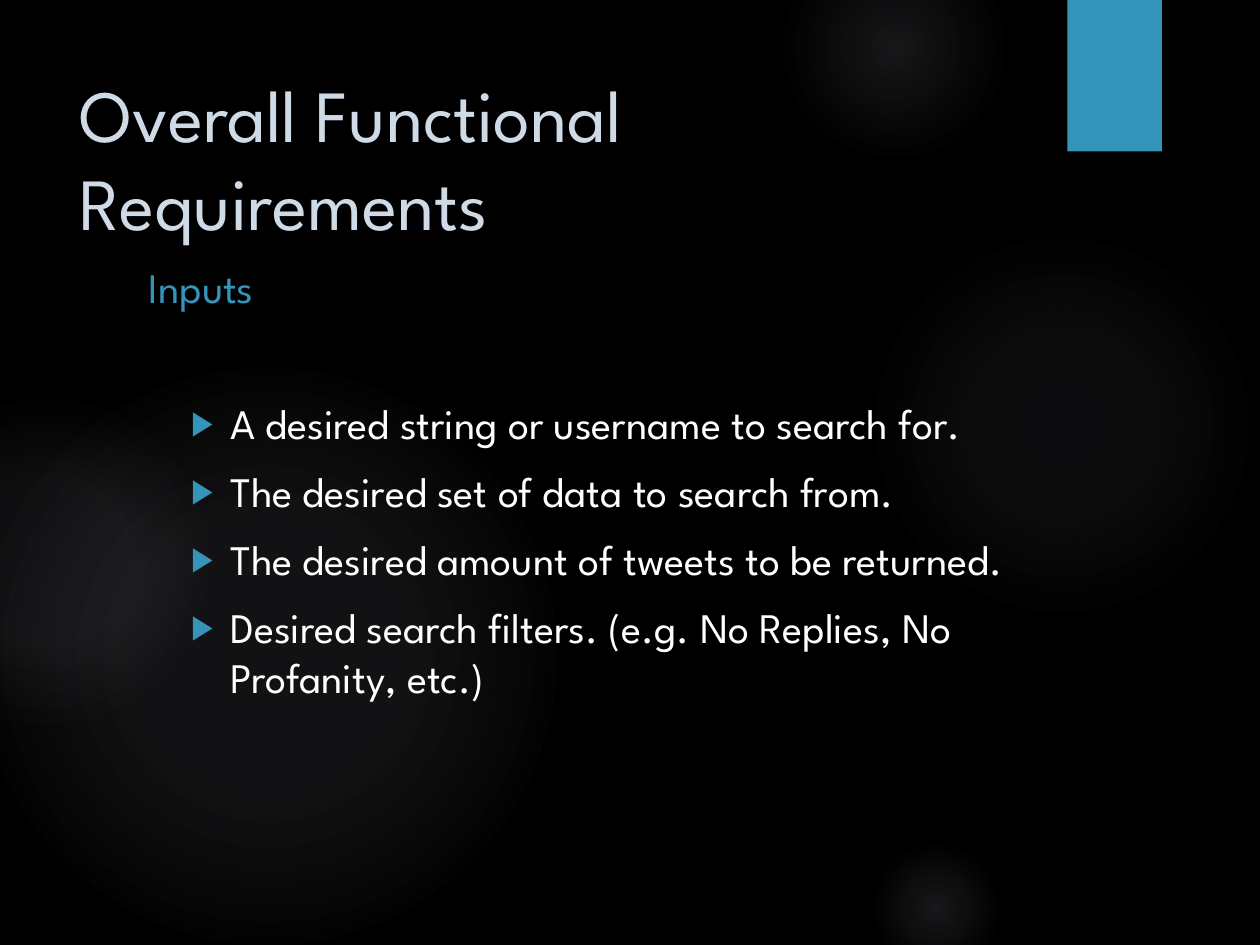
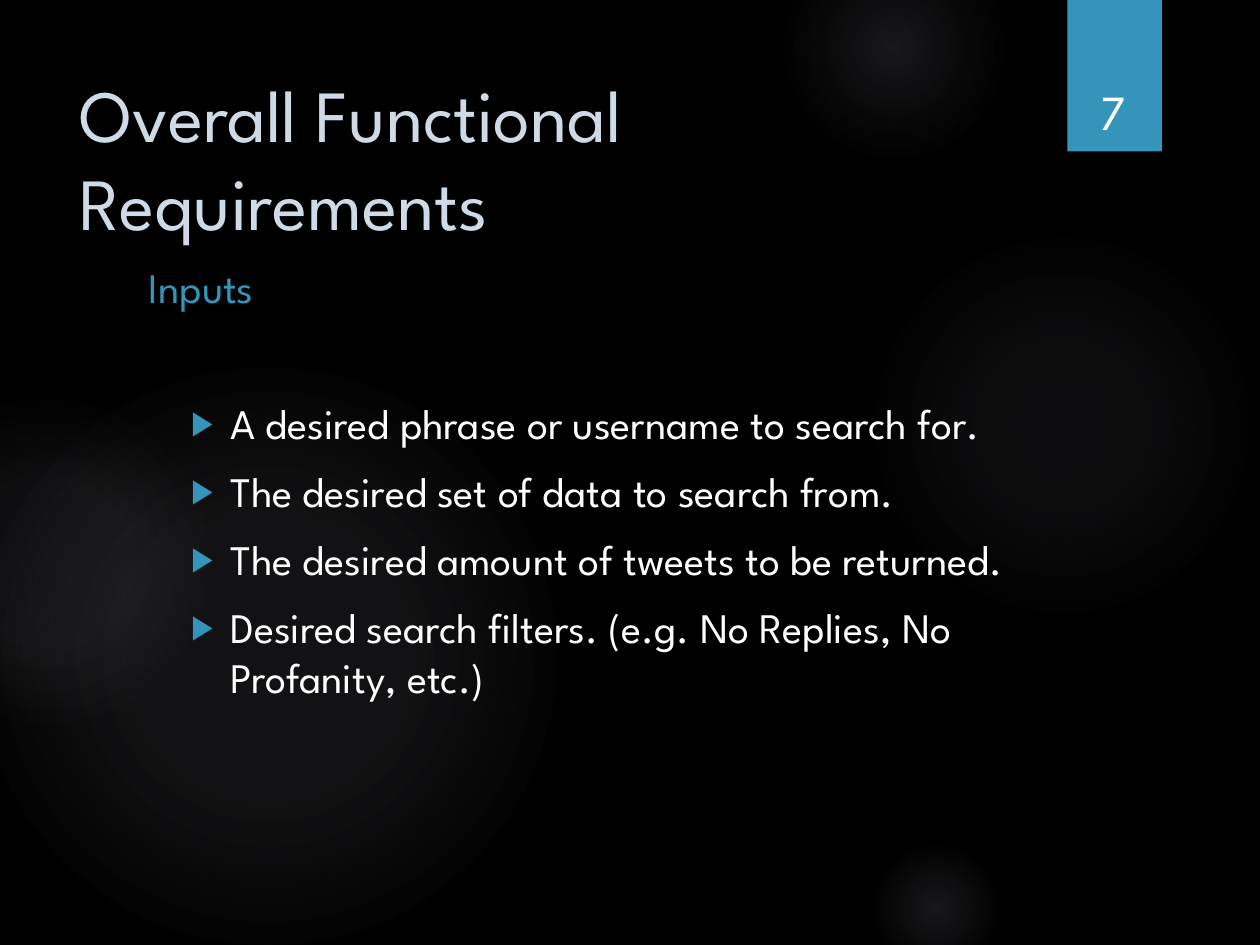
Before and after one commit to exopsRamba/Twitter-Analytics, a slide deck: slide 7 of Software Engineering.pptx (slide 6 before the commit). Drawn at 1260x945 pixels with LibreOffice and Linux fonts; fonts in the diff are those of the drawing; background and template pictures are left out. Boxes give left, top, right and bottom in pixels: in the first picture for what was removed or moved away, otherwise in the second. Text is boxed around its words. In the diff, an @@ line names an element or a change of style, - is before the commit and + after.

```diff
--- a/Software Engineering.pptx
+++ b/Software Engineering.pptx
@@ page number added at (x1=1101, y1=97, x2=1126, y2=130), 28 pt, text #FFFFFF @@
+7
@@ text at (x1=230, y1=409, x2=980, y2=448): text changed @@
-  ▶ A desired string or username to search for.
+  ▶ A desired phrase or username to search for.
```
Also in this commit, not shown: 26 other slides changed, 1 slide added.
